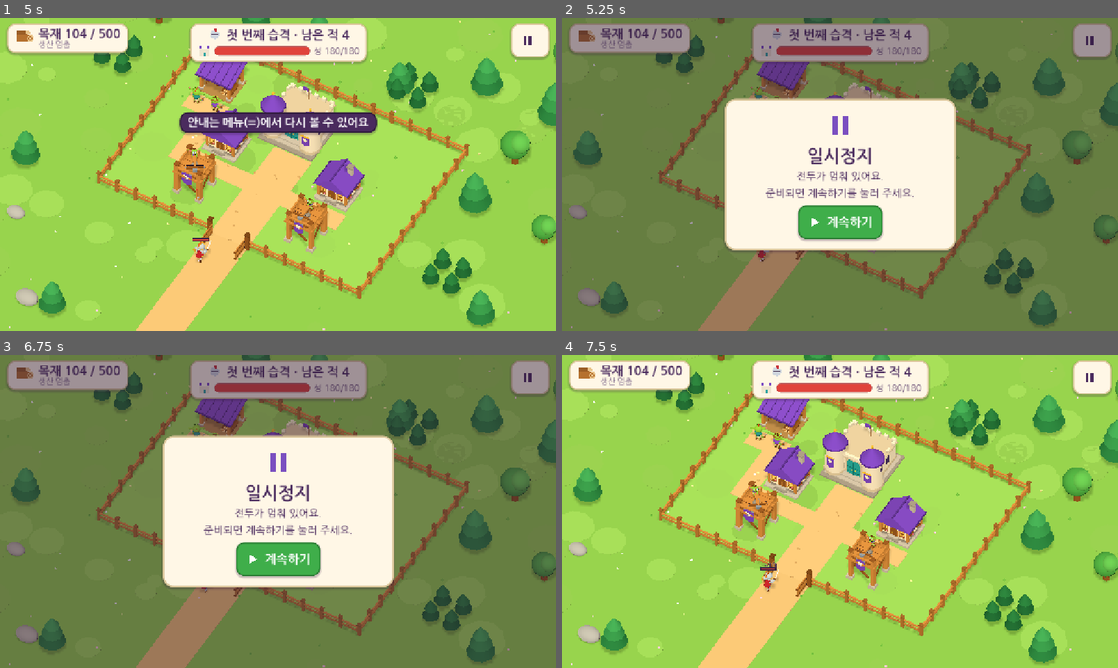
Above: before the commit, frames 1-4 (two rows, left to right).
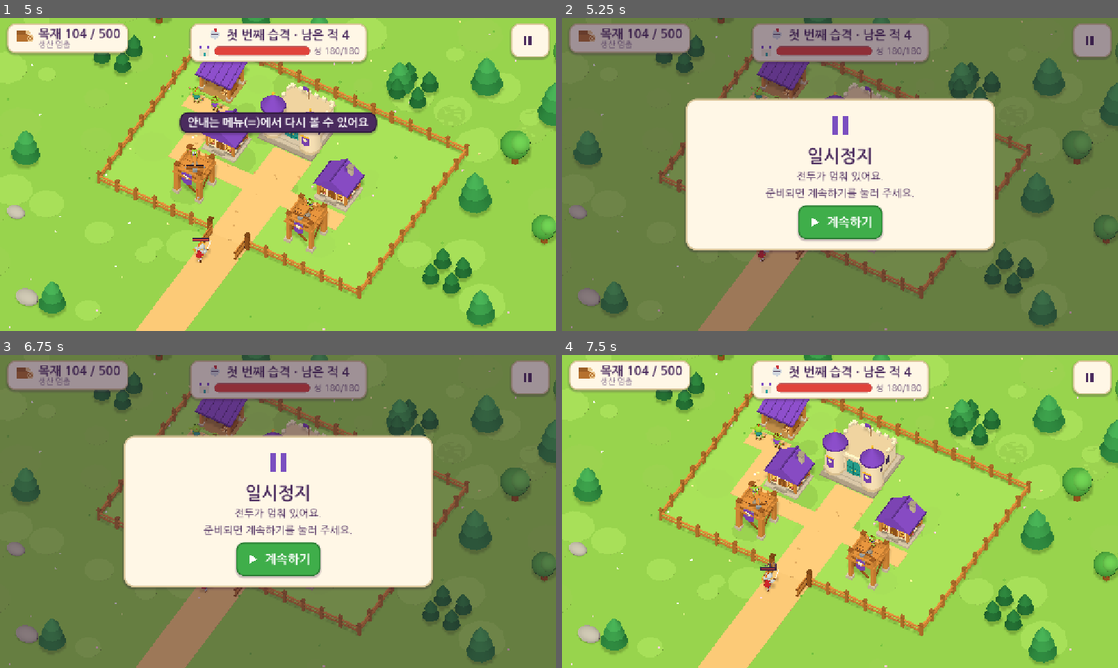
Above: after the commit, the same moments.

Repository: kyusang4657/little-monster-village
Game: Godot game, scene res://scenes/main.tscn
Same seed, same stepped clock (60 frames per second), same inputs: the game is played once before the commit and once after it.
Inputs (mouse positions are in pixels of both pictures, inside the frame that each line leads up to):
- Up to frame 1 (5 s): click (372, 43) at 0.52 s; click (528, 39) at 1.25 s; click (44, 309) at 2.02 s; click (444, 271) at 2.77 s; click (261, 177) at 3.52 s; click (372, 43) at 4.27 s
- Up to frame 2 (5.25 s): click (1090, 39) at 5 s
- Up to frame 3 (6.75 s): click (278, 558) at 5.77 s; click (528, 376) at 6.5 s
- Up to frame 4 (7.5 s): click (840, 558) at 7.27 s

Frame 1 is identical in both runs. In frame 2, 7.2% of the frame differs, in the area x 22-78%, y 25-75%; in frame 3, 7.2%; in frame 4, nothing differs.

Commit message:
성능 측정 시나리오, 낮은 FPS 안내, 결과 화면 폭
- shot_driver perf(최대 지도·건물 24동·10단계 16명)·perf_base(이전 버전과 같은 조건) 시나리오
- config performance_targets: low_fps_hint(그림자 켠 채 8초 동안 24FPS 미만이면 한 번 안내), 캐릭터 예산, 장면 회귀 상한
- 결과·안내 창 글줄 폭 640(대사가 단어 중간에서 끊기지 않게)
- chapter 캡처: 성 꼭대기·보스 확대 구도

Co-Authored-By: Claude Opus 5.5 <noreply@anthropic.com>
Claude-Session: https://claude.ai/code/session_018KLY14EwvE8xar9qznKC7e

Diff:
--- a/config/prototype-defaults.json
+++ b/config/prototype-defaults.json
@@ -362,7 +362,20 @@
   "performance_targets": {
     "minimum_test_fps": 30,
     "phone_soak_minutes": 10,
-    "minimum_touch_target_dp": 48
+    "minimum_touch_target_dp": 48,
+    "low_fps_hint": {
+      "below_fps": 24,
+      "window_seconds": 8,
+      "note": "그림자가 켜진 채 이 시간 동안 FPS 가 낮으면 한 번만 '메뉴에서 그림자 끄기' 안내를 띄운다(설정은 바꾸지 않음)"
+    },
+    "budgets": {
+      "character_triangles_max": 3000,
+      "boss_triangles_max": 4500,
+      "character_draw_calls_max": 2,
+      "scene_draw_calls_max": 500,
+      "scene_triangles_regression_ceiling": 400000,
+      "note": "캐릭터 예산은 tests/character_checks.gd 가 확인. 장면 값은 예산이 아니라 회귀 감시 상한: 최대 부하(24×18, 건물 24동, 10단계 16명) 측정 그리기 호출 272·삼각형 37.6만(그림자 켬). 데스크톱 소프트웨어 렌더러 수치, 실기기 미검증"
+    }
   },
   "exclusions": [
     "PvP",
--- a/scripts/debug/shot_driver.gd
+++ b/scripts/debug/shot_driver.gd
@@ -24,6 +24,10 @@
 			_art()
 		"chapter":
 			_chapter()
+		"perf":
+			_perf()
+		"perf_base":
+			_perf_base()
 		_:
 			_sequence()
 
@@ -425,7 +429,7 @@
 	for lv in [1, 2, 3, 4]:
 		await _set_level([0, 3, 6, 9][lv - 1])
 		await _focus(Vector2(6.5, 7.0), 6.0)
-		main.world.cam_target.y = 1.6
+		main.world.cam_target.y = 2.8
 		main.world._apply_camera()
 		await _wait(3)
 		await _shot("7%d-castle-lv%d" % [lv - 1, lv])
@@ -520,7 +524,7 @@
 		for k in main.sim.knights:
 			if k.alive and String(k.get("kind", "")) == "hero":
 				hero_pos = k.pos
-		await _focus(hero_pos, 4.5)
+		await _focus(hero_pos, 3.2)
 		for i in 4:
 			await _wait(1)
 		await _shot("87-boss-battle")
@@ -533,3 +537,189 @@
 		await _story_shot("90-story-ending")
 		await _skip_story()
 	_finish_log()
+
+
+## 가장 무거운 화면 측정: 최대 지도(24×18)·성 Lv.4·건물 한도·10단계 용사 파티(16명) + 일꾼 2 + 탑 조작수 6.
+## 데스크톱 Xvfb + 소프트웨어 렌더러 수치이며 휴대폰 측정이 아니다.
+func _build_max_village() -> void:
+	var s: GameState = main.state
+	await _set_level(9)
+	for dir in ["east", "west", "north", "south"]:
+		s.wood = s.capacity()
+		s.commit_expand(dir)
+	main._sync_world()
+	var gate := GameConfig.entry_cell_for(s.bounds())
+	for type in ["defense_tower", "defense_tower", "defense_tower", "defense_tower", "lumber_camp", "outpost"]:
+		main.world.cam_target = WorldView.W(gate.x + 0.5, 0, gate.y + 4.0)
+		s.wood = s.capacity()
+		var c: Vector2i = main._find_spot(type)
+		var r := s.commit_new_building(type, c.x, c.y, 0)
+		_log("%s (%d,%d) %s" % [type, c.x, c.y, "ok" if r.ok else String(r.reason)])
+	for type in ["house", "house", "house", "house", "house", "house", "flowerbed", "flowerbed", "flowerbed", "lantern", "lantern", "lantern"]:
+		main.world.cam_target = WorldView.W(6.5, 0, 9.0)
+		s.wood = s.capacity()
+		var c: Vector2i = main._find_spot(type)
+		s.commit_new_building(type, c.x, c.y, 0)
+	for b in s.buildings:
+		b.build_left = 0.0
+		if b.type == "defense_tower":
+			b.level = 3
+	main._sync_world()
+	_log("건물 %d동, 지도 %s" % [s.buildings.size(), str(s.bounds())])
+	await _wait(5)
+
+
+func _measure(label: String, seconds: float) -> void:
+	var frames := 0
+	var worst := 0.0
+	var t := 0.0
+	var max_calls := 0
+	var max_tris := 0
+	var max_chars := 0
+	var last := Time.get_ticks_usec()
+	while t < seconds:
+		await get_tree().process_frame
+		var now := Time.get_ticks_usec()
+		var dt := float(now - last) / 1000000.0
+		last = now
+		t += dt
+		frames += 1
+		worst = maxf(worst, dt)
+		max_calls = maxi(max_calls, int(Performance.get_monitor(Performance.RENDER_TOTAL_DRAW_CALLS_IN_FRAME)))
+		max_tris = maxi(max_tris, int(Performance.get_monitor(Performance.RENDER_TOTAL_PRIMITIVES_IN_FRAME)))
+		if main.sim != null:
+			max_chars = maxi(max_chars, main.sim.alive_knights().size())
+	_log("[성능] %s: 평균 %.1f FPS, 최악 프레임 %.0fms, 그리기 호출 최대 %d, 삼각형 최대 %d, 동시 적 최대 %d (%.1f초, %d프레임)" % [label, frames / maxf(t, 0.001), worst * 1000.0, max_calls, max_tris, max_chars, t, frames])
+
+
+func _perf() -> void:
+	await _wait(20)
+	Engine.max_fps = 0
+	DisplayServer.window_set_vsync_mode(DisplayServer.VSYNC_DISABLED)
+	await _skip_story()
+	main.tutorial.end(true)
+	await _build_max_village()
+	main.world.reset_camera()
+	await _wait(5)
+	_tri_report(main.world)
+	await _measure("마을(최대 지도, 일꾼 2)", 5.0)
+	await _shot("95-perf-village")
+	await _ready_raid(10)
+	main._start_raid()
+	await _skip_story()
+	await _wait(2)
+	if main.sim == null:
+		_log("전투 시작 실패")
+		_finish_log()
+		return
+	main.sim.castle_hp = 100000
+	main.sim.castle_max = 100000
+	# 16명이 모두 살아 있는 상태로 측정(탑 사격은 끄고 화면 부하만 잰다)
+	var towers: Array = main.sim.towers
+	main.sim.towers = []
+	var guard := 0
+	while main.sim.spawned < main.sim.total and guard < 3000:
+		main.sim.advance(0.1)
+		guard += 1
+	main.sim.towers = towers
+	for k in main.sim.knights:
+		k.hp = k.max_hp * 50
+		k.max_hp = k.max_hp * 50
+	await _wait(3)
+	await _measure("10단계 전투, 그림자 켬", 10.0)
+	await _shot("96-perf-battle")
+	main.world.set_shadows(false)
+	await _measure("10단계 전투, 그림자 끔", 10.0)
+	main.world.set_shadows(true)
+	_finish_log()
+
+
+func _tris_of(n: Node) -> int:
+	var t := 0
+	if n is MeshInstance3D and (n as MeshInstance3D).mesh != null and (n as MeshInstance3D).visible:
+		var m: Mesh = (n as MeshInstance3D).mesh
+		for si in m.get_surface_count():
+			var arr := m.surface_get_arrays(si)
+			var idx = arr[Mesh.ARRAY_INDEX]
+			if idx != null and (idx as PackedInt32Array).size() > 0:
+				t += (idx as PackedInt32Array).size() / 3
+			else:
+				t += (arr[Mesh.ARRAY_VERTEX] as PackedVector3Array).size() / 3
+	elif n is MultiMeshInstance3D and (n as MultiMeshInstance3D).multimesh != null:
+		var mm: MultiMesh = (n as MultiMeshInstance3D).multimesh
+		var per := 0
+		for si in mm.mesh.get_surface_count():
+			var arr := mm.mesh.surface_get_arrays(si)
+			var idx = arr[Mesh.ARRAY_INDEX]
+			per += ((idx as PackedInt32Array).size() if idx != null and (idx as PackedInt32Array).size() > 0 else (arr[Mesh.ARRAY_VERTEX] as PackedVector3Array).size()) / 3
+		t += per * mm.instance_count
+	for c in n.get_children():
+		t += _tris_of(c)
+	return t
+
+
+func _tri_report(root: Node) -> void:
+	for c in root.get_children():
+		var t := _tris_of(c)
+		if t > 2000:
+			_log("  삼각형 %s: %d" % [c.name, t])
+			if t > 20000:
+				for cc in c.get_children():
+					var t2 := _tris_of(cc)
+					if t2 > 3000:
+						_log("    - %s: %d" % [cc.name, t2])
+
+
+## 같은 조건 비교용(이전 버전과 동일 코드): 처음 배치 마을 5초 + 9단계 기사 16명 전투 10초
+func _pbm(label: String, seconds: float) -> void:
+	var frames := 0
+	var worst := 0.0
+	var t := 0.0
+	var max_calls := 0
+	var max_tris := 0
+	var max_k := 0
+	var last := Time.get_ticks_usec()
+	while t < seconds:
+		await get_tree().process_frame
+		var now := Time.get_ticks_usec()
+		var dt := float(now - last) / 1000000.0
+		last = now
+		t += dt
+		frames += 1
+		worst = maxf(worst, dt)
+		max_calls = maxi(max_calls, int(Performance.get_monitor(Performance.RENDER_TOTAL_DRAW_CALLS_IN_FRAME)))
+		max_tris = maxi(max_tris, int(Performance.get_monitor(Performance.RENDER_TOTAL_PRIMITIVES_IN_FRAME)))
+		if main.sim != null:
+			max_k = maxi(max_k, main.sim.alive_knights().size())
+	_log("[성능비교] %s: 평균 %.1f FPS, 최악 %.0fms, 그리기 호출 최대 %d, 삼각형 최대 %d, 동시 기사 %d" % [label, frames / maxf(t, 0.001), worst * 1000.0, max_calls, max_tris, max_k])
+
+
+func _perf_base() -> void:
+	await _wait(20)
+	Engine.max_fps = 0
+	DisplayServer.window_set_vsync_mode(DisplayServer.VSYNC_DISABLED)
+	if main.get("story_view") != null:
+		while main.story_view.active():
+			main.story_view.advance()
+	main.tutorial.end(true)
+	main.world.reset_camera()
+	await _wait(10)
+	await _pbm("처음 배치 마을", 5.0)
+	var s = main.state
+	s.ready_stage = 9
+	s.raid_ready = true
+	s.mode = GameState.MODE_RAID_READY
+	main._start_raid()
+	await _wait(2)
+	main.sim.castle_hp = 100000
+	main.sim.towers = []
+	var guard := 0
+	while main.sim.spawned < main.sim.total and guard < 3000:
+		main.sim.advance(0.1)
+		guard += 1
+	await _wait(3)
+	await _pbm("9단계 전투(그림자 켬)", 10.0)
+	await _shot("97-perf-base-battle")
+	main.world.set_shadows(false)
+	await _pbm("9단계 전투(그림자 끔)", 10.0)
+	_finish_log()
--- a/scripts/main.gd
+++ b/scripts/main.gd
@@ -143,6 +143,7 @@
 	var dt := minf(delta, 0.25)
 	if hud.fps_on or hud.fps_label != null:
 		hud.set_fps_text("FPS %d · %.1fms" % [Engine.get_frames_per_second(), delta * 1000.0])
+	_check_low_fps(delta)
 	match state.mode:
 		GameState.MODE_VILLAGE, GameState.MODE_RAID_READY, GameState.MODE_BUILD:
 			state.tick(dt)
@@ -165,6 +166,27 @@
 				world.show_selection(b)
 				break
 	_refresh_hud()
+
+
+## 그림자가 켜진 채 FPS 가 계속 낮으면 한 번만 그림자 끄기를 안내한다(설정은 사용자가 직접 바꾼다)
+var _low_fps_t := 0.0
+var _low_fps_hinted := false
+
+
+func _check_low_fps(delta: float) -> void:
+	if _low_fps_hinted or not hud.shadows_on or _args.has("integration") or _args.has("shots"):
+		return
+	if not state.mode in [GameState.MODE_VILLAGE, GameState.MODE_RAID_READY, GameState.MODE_BATTLE]:
+		return
+	var cfg: Dictionary = GameConfig.defaults().get("performance_targets", {}).get("low_fps_hint", {})
+	var fps := Engine.get_frames_per_second()
+	if fps > 0 and fps < float(cfg.get("below_fps", 24)):
+		_low_fps_t += delta
+	else:
+		_low_fps_t = maxf(0.0, _low_fps_t - delta)
+	if _low_fps_t >= float(cfg.get("window_seconds", 8)):
+		_low_fps_hinted = true
+		hud.toast("화면이 조금 느려요. 메뉴(≡)에서 그림자를 끄면 빨라져요", 4.0)
 
 
 func _on_state_changed() -> void:
--- a/scripts/ui/hud.gd
+++ b/scripts/ui/hud.gd
@@ -619,7 +619,7 @@
 		var l := _label(line, 24, C_TEXT, true)
 		l.horizontal_alignment = HORIZONTAL_ALIGNMENT_CENTER
 		l.autowrap_mode = TextServer.AUTOWRAP_WORD_SMART
-		l.custom_minimum_size.x = 460
+		l.custom_minimum_size.x = 640
 		overlay_box.add_child(l)
 	if not tips.is_empty():
 		var tp := PanelContainer.new()
